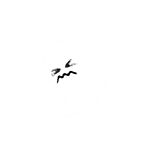
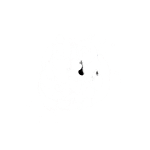
The second 150×150 image is a revision of the first. Changes to its layers:
added group "die" with 8 layers above "hurt" over [38, 37, 110, 117]
added layer "8" in group "die" over [56, 37, 88, 77]
added layer "7" (1st of 2, in "die") in group "die" over [45, 37, 96, 93]
added layer "6" (1st of 2, in "die") in group "die" over [40, 38, 103, 100]
added layer "5" (1st of 3, in "die") in group "die" over [40, 41, 110, 105]
added layer "4" (1st of 3, in "die") in group "die" over [40, 50, 109, 101]
added layer "3" (1st of 3, in "die") in group "die" over [38, 37, 110, 117]
added layer "2" (1st of 3, in "die") in group "die" over [38, 37, 110, 117]
added layer "1" (1st of 3, in "die") in group "die" over [38, 37, 105, 111]
hid group "hurt" (5 layers) over [38, 37, 110, 117]
hid "5" (2nd of 3, in "hurt") over [43, 37, 105, 117]
hid "4" (2nd of 3, in "hurt") over [38, 37, 110, 117]
hid "3" (2nd of 3, in "hurt") over [38, 37, 110, 117]
hid "2" (2nd of 3, in "hurt") over [38, 37, 110, 117]
hid "1" (2nd of 3, in "hurt") over [38, 37, 105, 112]
